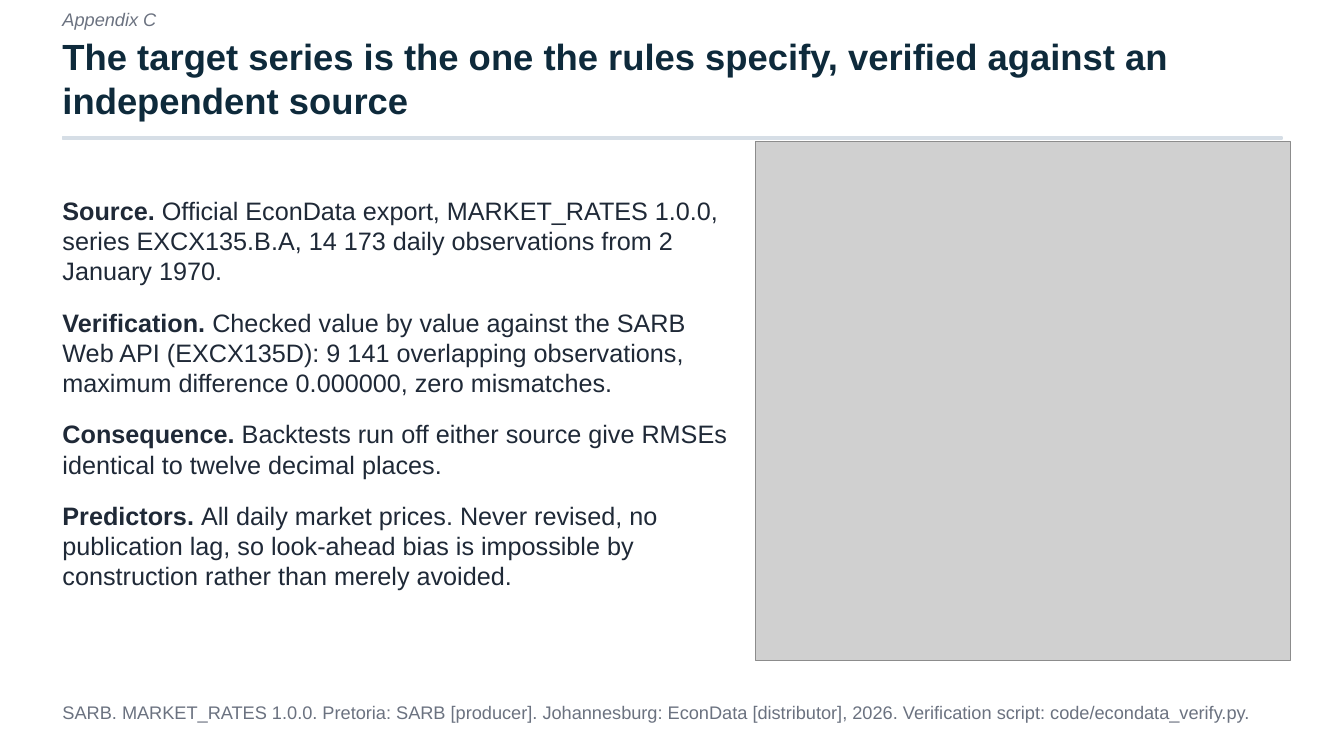
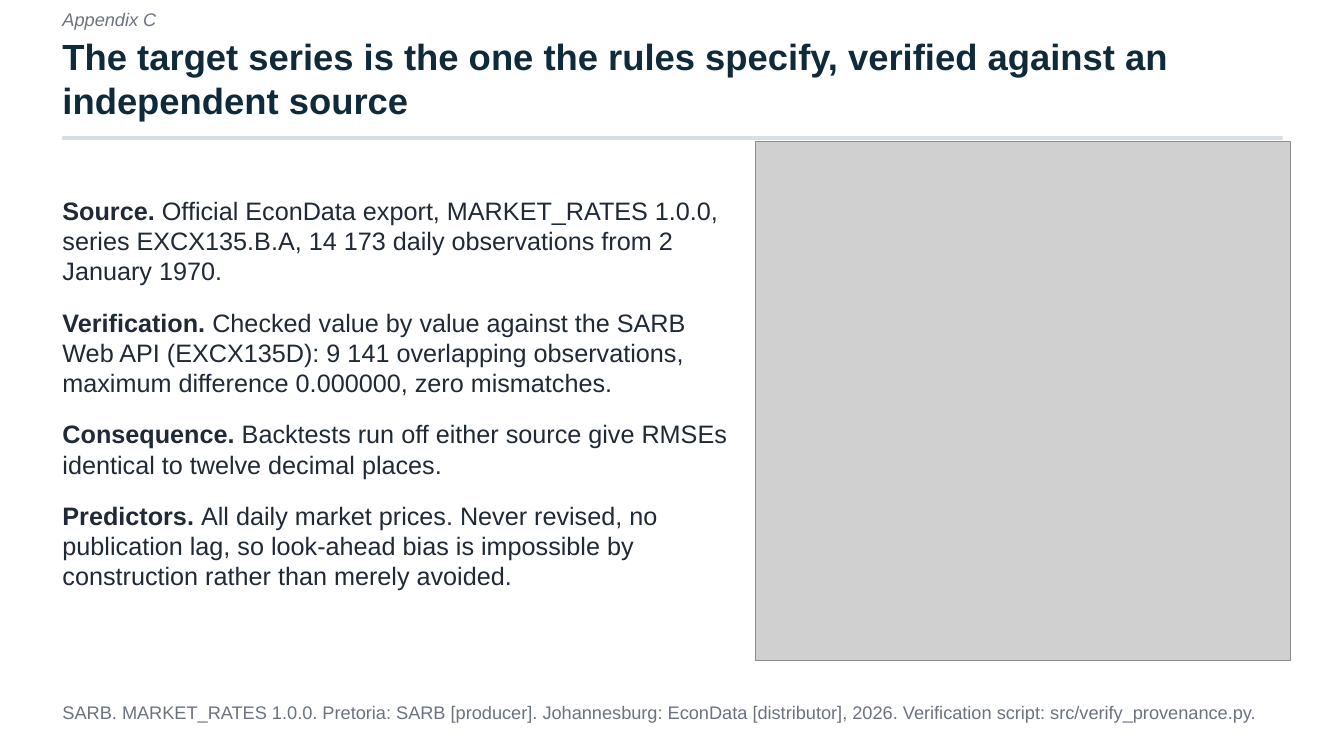
Before and after one commit to Aakashanil67/usdzar-forecasting, a slide deck: slide 10 of reports/presentation.pptx. Drawn at 1344x756 pixels with LibreOffice and Linux fonts; fonts in the diff are those of the drawing; grey boxes stand for pictures. Boxes give left, top, right and bottom in pixels: in the first picture for what was removed or moved away, otherwise in the second. Text is boxed around its words. In the diff, an @@ line names an element or a change of style, - is before the commit and + after.

```diff
--- a/reports/presentation.pptx
+++ b/reports/presentation.pptx
@@ text at [62,706,1256,723]: text changed @@
-SARB. MARKET_RATES 1.0.0. Pretoria: SARB [producer]. Johannesburg: EconData [distributor], 2026. Verification script: code/econdata_verify.py.
+SARB. MARKET_RATES 1.0.0. Pretoria: SARB [producer]. Johannesburg: EconData [distributor], 2026. Verification script: src/verify_provenance.py.
```
Also in this commit, not shown: 1 other slide changed, 30 other files.
